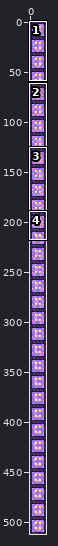
File history of a sprite sheet, textures/blocks/respawn_anchor_top4.png. The first picture is a wide view before the edit; the outline marks the close-up.
Close-up. Before:
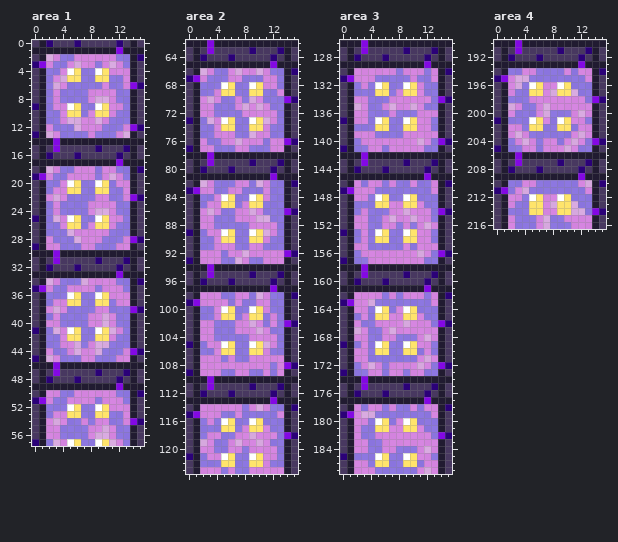
The file is 16x512 pixels. Shown: area 1: x 0..15, y 0..57; area 2: x 0..15, y 62..123; area 3: x 0..15, y 126..187; area 4: x 0..15, y 190..216. The commit also changed other parts of the picture, which this record leaves out.
The result:
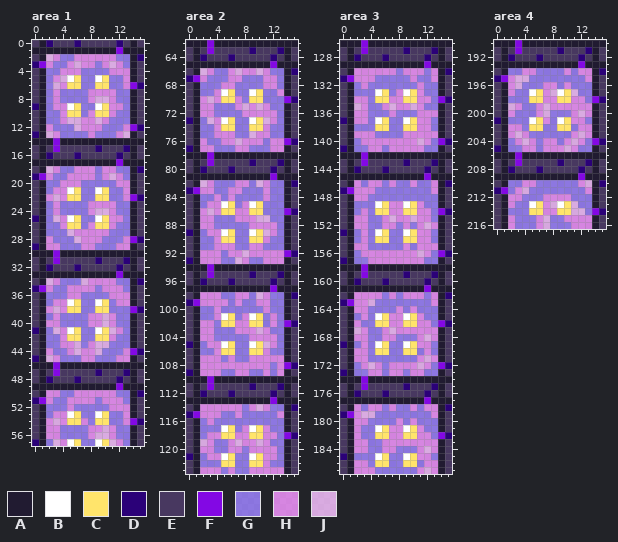
Palette (. is transparent): A #211b31  B #ffffff  C #ffe46b  D #2b0178  E #483860  F #8308e4  G #8a5ff0bf  H #eb73f0bf  J #f0a4f0bf
Changes in this commit:
{"where": "area 1"}
{"y":4,"x":5,"old":"BC","new":"HH"}
{"y":4,"x":9,"old":"BC","new":"GG"}
{"y":5,"x":5,"old":"C","new":"B"}
{"y":5,"x":9,"old":"C","new":"B"}
{"y":6,"x":5,"old":"GG","new":"CC"}
{"y":6,"x":9,"old":"GH","new":"CC"}
{"y":20,"x":5,"old":"BC","new":"HH"}
{"y":20,"x":9,"old":"BC","new":"GG"}
{"y":21,"x":5,"old":"C","new":"B"}
{"y":21,"x":9,"old":"C","new":"B"}
{"y":22,"x":5,"old":"GG","new":"CC"}
{"y":22,"x":9,"old":"HH","new":"CC"}
{"y":36,"x":5,"old":"BC","new":"HH"}
{"y":36,"x":9,"old":"BC","new":"GG"}
{"y":37,"x":5,"old":"C","new":"B"}
{"y":37,"x":9,"old":"C","new":"B"}
{"y":38,"x":5,"old":"GG","new":"CC"}
{"y":38,"x":9,"old":"HH","new":"CC"}
{"y":52,"x":5,"old":"BC","new":"HG"}
{"y":52,"x":9,"old":"BC","new":"GG"}
{"y":53,"x":5,"old":"C","new":"B"}
{"y":53,"x":9,"old":"C","new":"B"}
{"y":54,"x":5,"old":"GG","new":"CC"}
{"y":54,"x":9,"old":"HH","new":"CC"}
{"where": "area 2"}
{"y":68,"x":5,"old":"BC","new":"HH"}
{"y":68,"x":9,"old":"BC","new":"GG"}
{"y":69,"x":5,"old":"C","new":"B"}
{"y":69,"x":9,"old":"C","new":"B"}
{"y":70,"x":5,"old":"GG","new":"CC"}
{"y":70,"x":9,"old":"JH","new":"CC"}
{"y":84,"x":5,"old":"BC","new":"GH"}
{"y":84,"x":9,"old":"BC","new":"GG"}
{"y":85,"x":5,"old":"C","new":"B"}
{"y":85,"x":9,"old":"C","new":"B"}
{"y":86,"x":5,"old":"GG","new":"CC"}
{"y":86,"x":9,"old":"JH","new":"CC"}
{"y":100,"x":5,"old":"BC","new":"GG"}
{"y":100,"x":9,"old":"BC","new":"GG"}
{"y":101,"x":5,"old":"C","new":"B"}
{"y":101,"x":9,"old":"C","new":"B"}
{"y":102,"x":5,"old":"GG","new":"CC"}
{"y":102,"x":9,"old":"JH","new":"CC"}
{"y":116,"x":5,"old":"BC","new":"GG"}
{"y":116,"x":9,"old":"BC","new":"GG"}
{"y":117,"x":5,"old":"C","new":"B"}
{"y":117,"x":9,"old":"C","new":"B"}
{"y":118,"x":5,"old":"GG","new":"CC"}
{"y":118,"x":9,"old":"JH","new":"CC"}
{"where": "area 3"}
{"y":132,"x":5,"old":"BC","new":"GG"}
{"y":132,"x":9,"old":"BC","new":"GG"}
{"y":133,"x":5,"old":"C","new":"B"}
{"y":133,"x":9,"old":"C","new":"B"}
{"y":134,"x":5,"old":"GG","new":"CC"}
{"y":134,"x":9,"old":"HH","new":"CC"}
{"y":148,"x":5,"old":"BC","new":"GG"}
{"y":148,"x":9,"old":"BC","new":"GG"}
{"y":149,"x":5,"old":"C","new":"B"}
{"y":149,"x":9,"old":"C","new":"B"}
{"y":150,"x":5,"old":"GG","new":"CC"}
{"y":150,"x":9,"old":"JH","new":"CC"}
{"y":164,"x":5,"old":"BC","new":"GG"}
{"y":164,"x":9,"old":"BC","new":"GH"}
{"y":165,"x":5,"old":"C","new":"B"}
{"y":165,"x":9,"old":"C","new":"B"}
{"y":166,"x":5,"old":"HH","new":"CC"}
{"y":166,"x":9,"old":"JH","new":"CC"}
{"y":180,"x":5,"old":"BC","new":"GG"}
{"y":180,"x":9,"old":"BC","new":"GH"}
{"y":181,"x":5,"old":"C","new":"B"}
{"y":181,"x":9,"old":"C","new":"B"}
{"y":182,"x":5,"old":"HH","new":"CC"}
{"y":182,"x":9,"old":"HH","new":"CC"}
{"where": "area 4"}
{"y":196,"x":5,"old":"BC","new":"GG"}
{"y":196,"x":9,"old":"BC","new":"GH"}
{"y":197,"x":5,"old":"C","new":"B"}
{"y":197,"x":9,"old":"C","new":"B"}
{"y":198,"x":5,"old":"HH","new":"CC"}
{"y":198,"x":9,"old":"HH","new":"CC"}
{"y":212,"x":5,"old":"BC","new":"GG"}
{"y":212,"x":9,"old":"BC","new":"HH"}
{"y":213,"x":5,"old":"C","new":"B"}
{"y":213,"x":9,"old":"C","new":"B"}
